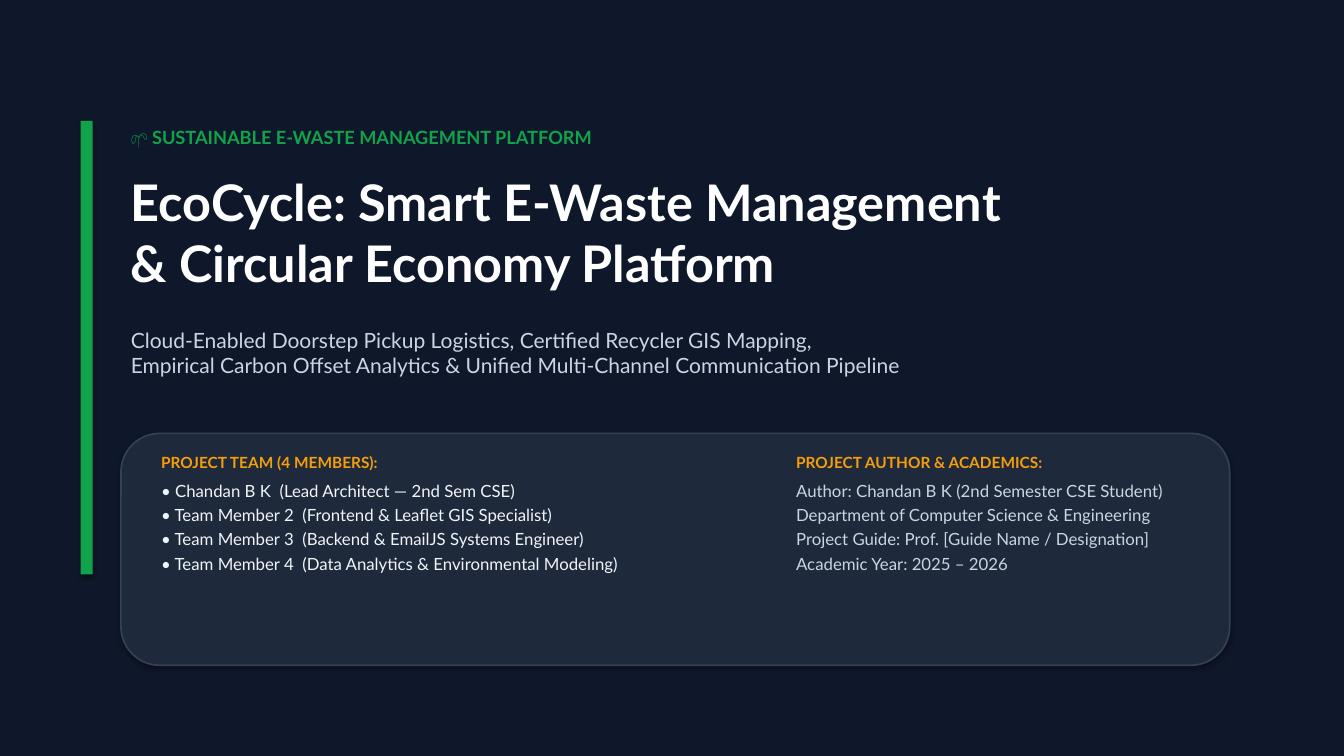
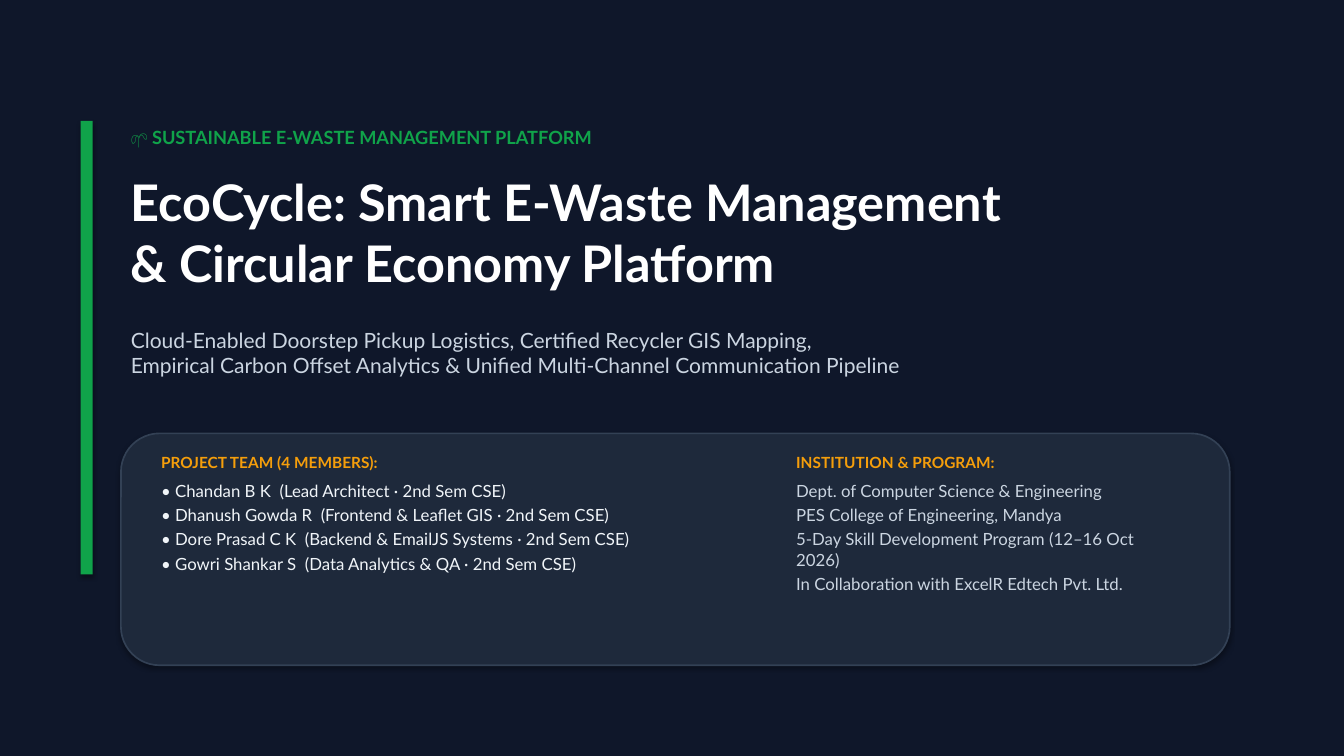
Before and after one commit to chandan-bk/ecocycle-vanilla, a slide deck: slide 1 of EcoCycle_Project_Presentation.pptx. Drawn at 1344x756 pixels with LibreOffice and Linux fonts; fonts in the diff are those of the drawing. Boxes give left, top, right and bottom in pixels: in the first picture for what was removed or moved away, otherwise in the second. Text is boxed around its words. In the diff, an @@ line names an element or a change of style, - is before the commit and + after.

```diff
--- a/EcoCycle_Project_Presentation.pptx
+++ b/EcoCycle_Project_Presentation.pptx
@@ text at <box>796,456,1133,590</box>: text changed @@
-PROJECT AUTHOR & ACADEMICS:
-Author: Chandan B K (2nd Semester CSE Student)
-Department of Computer Science & Engineering
-Project Guide: Prof. [Guide Name / Designation]
-Academic Year: 2025 – 2026
+INSTITUTION & PROGRAM:
+Dept. of Computer Science & Engineering
+PES College of Engineering, Mandya
+5-Day Skill Development Program (12–16 Oct 2026)
+In Collaboration with ExcelR Edtech Pvt. Ltd.
@@ text at <box>175,484,629,573</box>: text changed @@
-• Chandan B K (Lead Architect — 2nd Sem CSE)
-• Team Member 2 (Frontend & Leaflet GIS Specialist)
-• Team Member 3 (Backend & EmailJS Systems Engineer)
-• Team Member 4 (Data Analytics & Environmental Modeling)
+• Chandan B K (Lead Architect · 2nd Sem CSE)
+• Dhanush Gowda R (Frontend & Leaflet GIS · 2nd Sem CSE)
+• Dore Prasad C K (Backend & EmailJS Systems · 2nd Sem CSE)
+• Gowri Shankar S (Data Analytics & QA · 2nd Sem CSE)
```
Also in this commit, not shown: 2 other slides changed, 2 other files.
